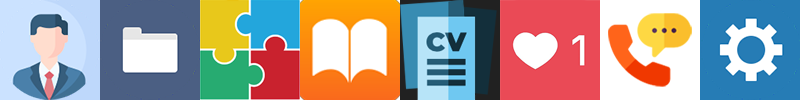
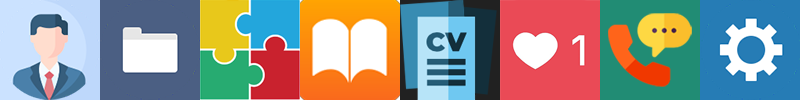
Before/after of a w=800, h=100 layered artwork. What changed in the layer stack:
added layer "Прямоугольник 2 копия" in group "Монтажная область 1" over [600, 0, 700, 100]
